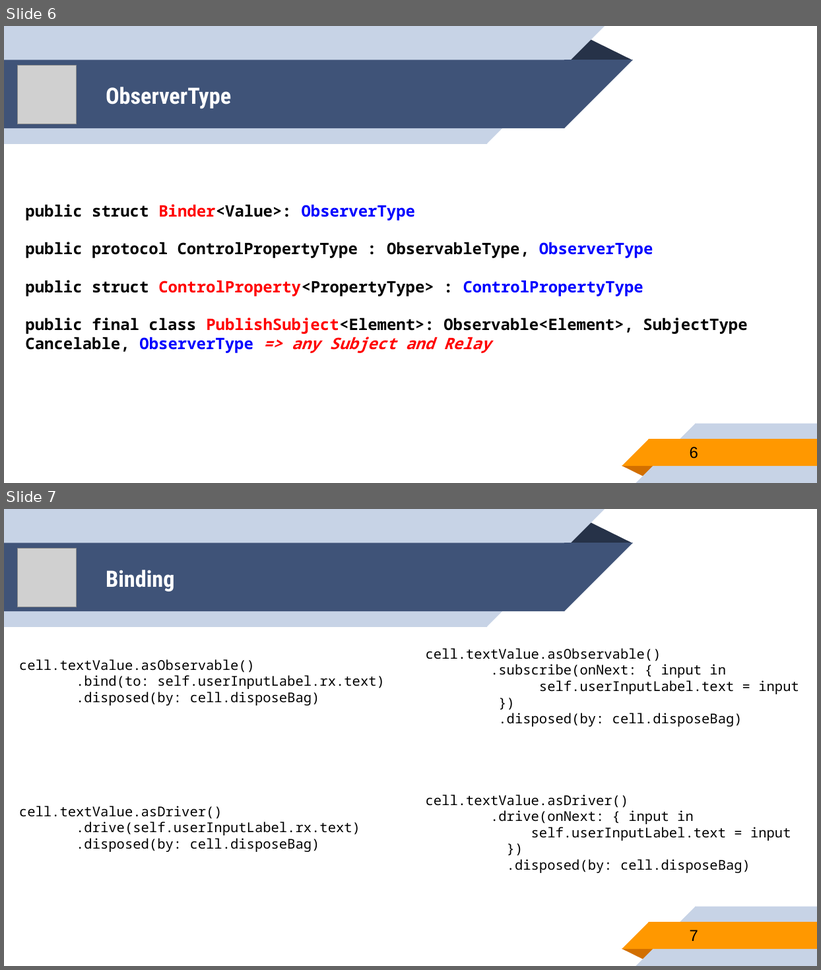
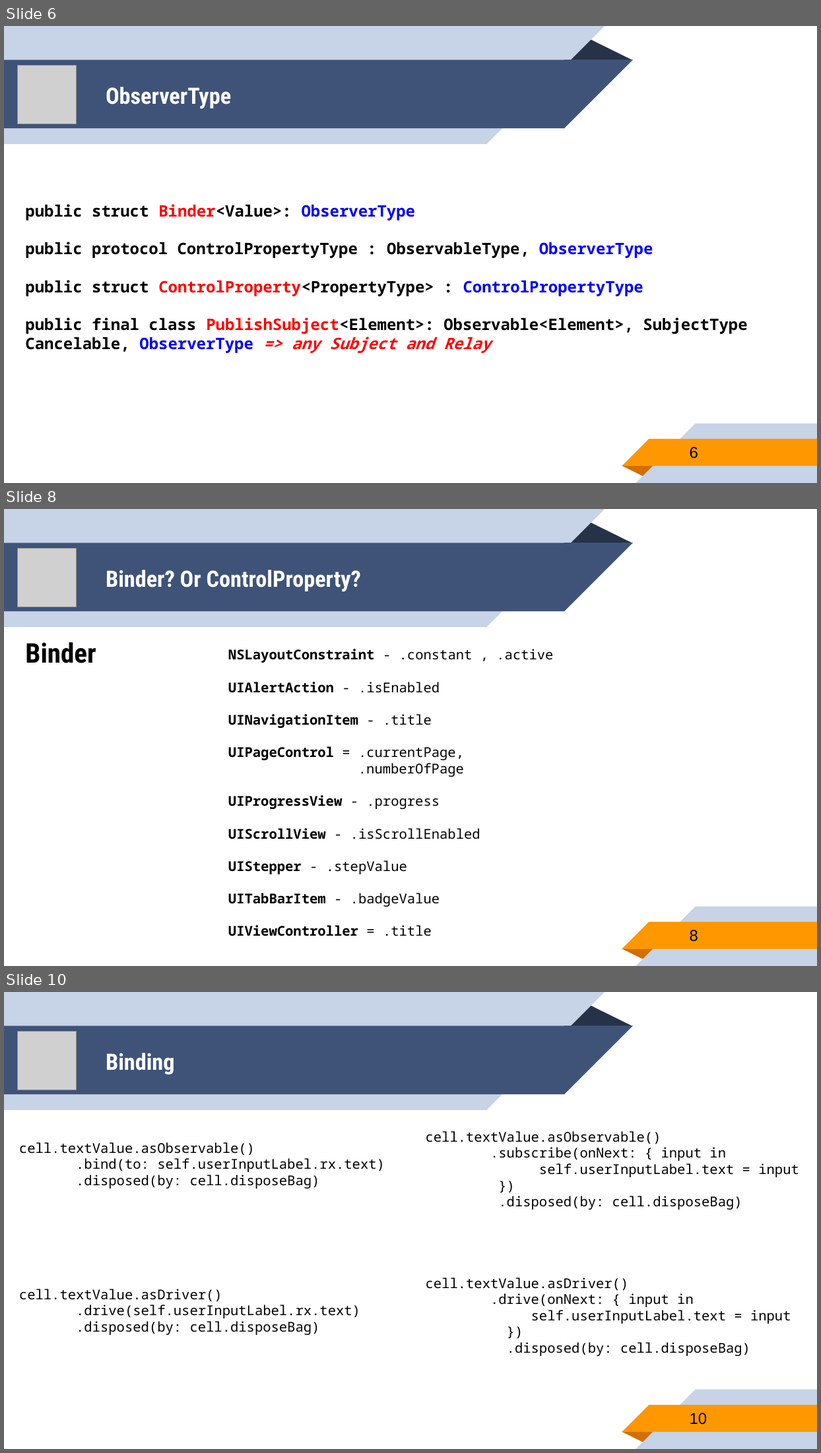
Before and after one commit to younghwankim/RxSwiftClass, a slide deck: AdvancedRxSwift/day4/AdvancedRxSwift4.pptx. Shown one above the other, each under a label of ours: slides 6 and 7 before the commit, slides 6, 8 and 10 after it; the slides between them are not shown. The pictures are 821x970 and 821x1453 pixels, drawn with LibreOffice and Linux fonts; fonts in the diff are those of the drawing; grey boxes stand for pictures. Boxes give left, top, right and bottom in pixels: in the first picture for what was removed or moved away, otherwise in the second. Text is boxed around its words. In the diff, an @@ line names an element or a change of style, - is before the commit and + after.

```diff
--- a/AdvancedRxSwift/day4/AdvancedRxSwift4.pptx
+++ b/AdvancedRxSwift/day4/AdvancedRxSwift4.pptx
@@ slide 8 added at [4,509,817,966], background #FFFFFF; not listed: 10 template elements that a slide beside it also shows @@
@@ picture added at [18,548,77,607] @@
@@ title added at [106,570,361,592], 20 pt, text #FFFFFF, bold @@
+Binder? Or ControlProperty?
@@ text added at [25,642,96,663], 24 pt, text #000000, bold @@
+Binder
@@ text added at [228,649,553,937], 12 pt, text #000000, bold @@
+NSLayoutConstraint - .constant , .active
+UIAlertAction - .isEnabled
+UINavigationItem - .title
+UIPageControl = .currentPage,
+.numberOfPage
+UIProgressView - .progress
+UIScrollView - .isScrollEnabled
+UIStepper - .stepValue
+UITabBarItem - .badgeValue
+UIViewController = .title
@@ page number added at [690,930,698,942], 14 pt, text #000000 @@
+8
@@ what was slide 7 is now slide 10 @@
@@ page number at [690,1413,708,1425]: text changed @@
-7
+10
```
Also in this commit, not shown: 2 other slides added, 1 other file.
